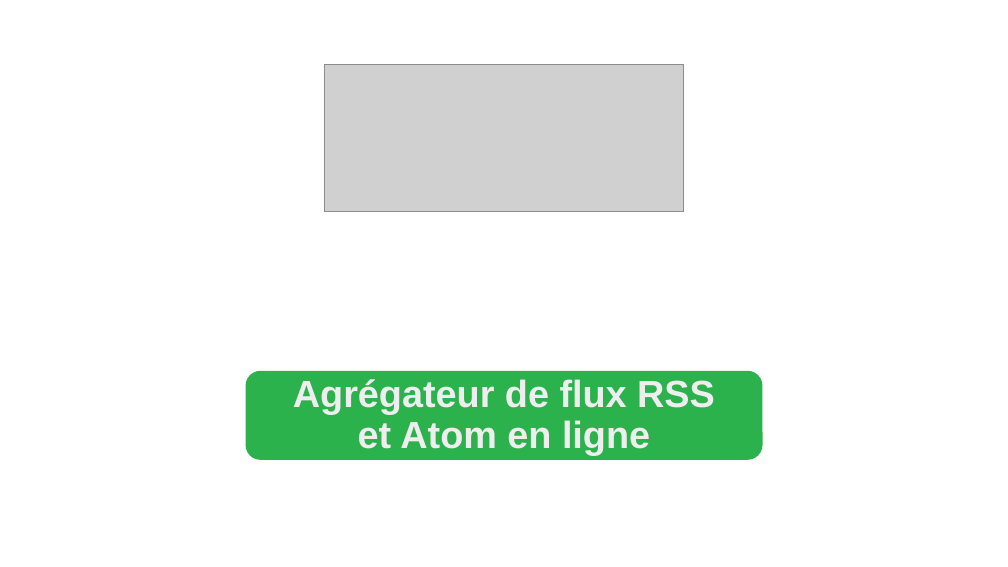
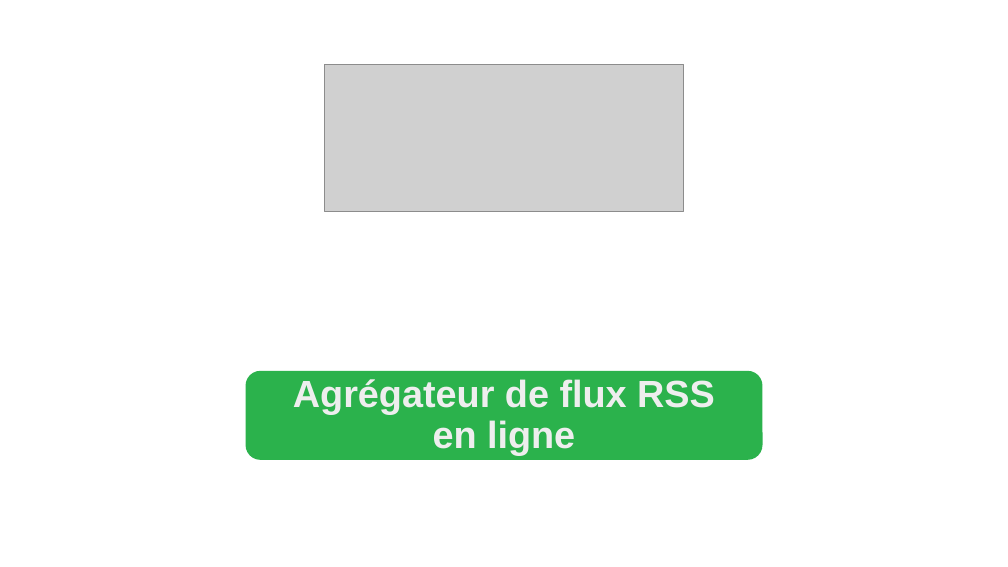
Before and after one commit to lionelagf/Menu-maker-by-qwenta, a slide deck: slide 1 of Faure_Lionel_1_veille_012024.pptx. Drawn at 1008x567 pixels with LibreOffice and Linux fonts; fonts in the diff are those of the drawing; grey boxes stand for pictures; background and template pictures are left out. Boxes give left, top, right and bottom in pixels: in the first picture for what was removed or moved away, otherwise in the second. Text is boxed around its words. In the diff, an @@ line names an element or a change of style, - is before the commit and + after.

```diff
--- a/Faure_Lionel_1_veille_012024.pptx
+++ b/Faure_Lionel_1_veille_012024.pptx
@@ text in rounded rectangle at (x1=433, y1=420, x2=575, y2=455): text changed @@
-et Atom en ligne
+en ligne
```
Also in this commit, not shown: 9 other slides changed, 4 slides added, 6 other files.
